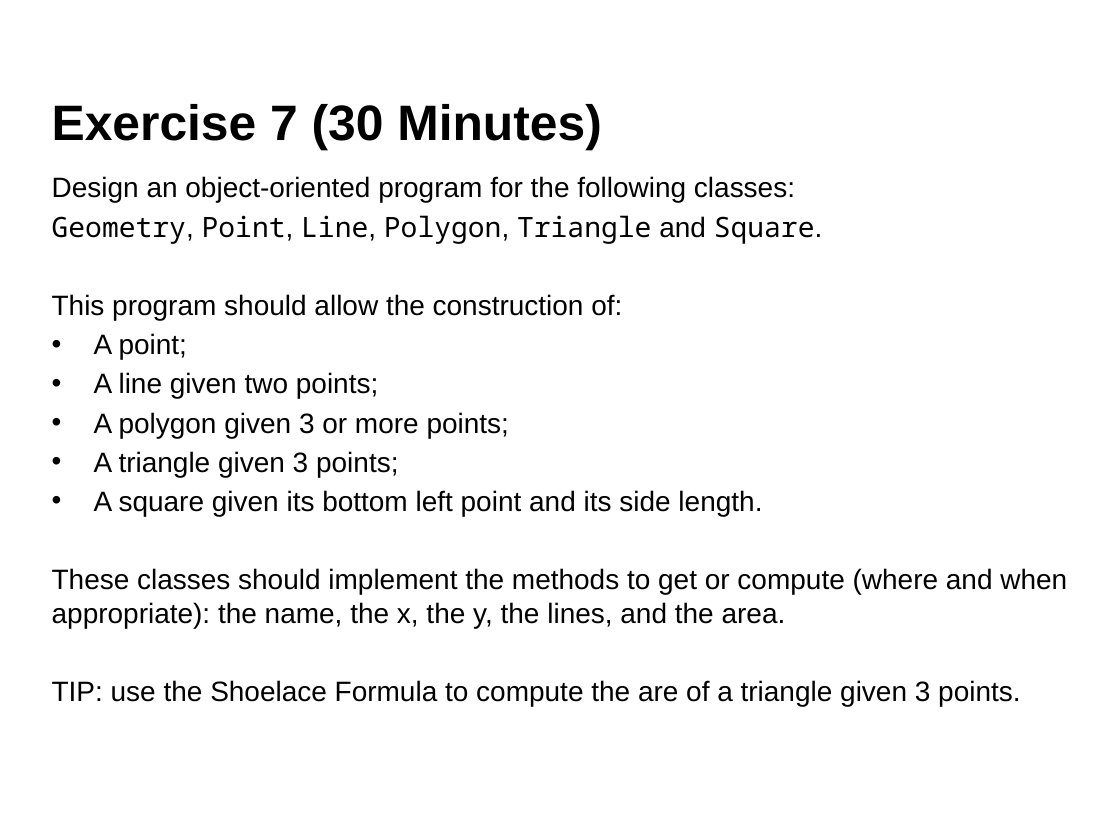
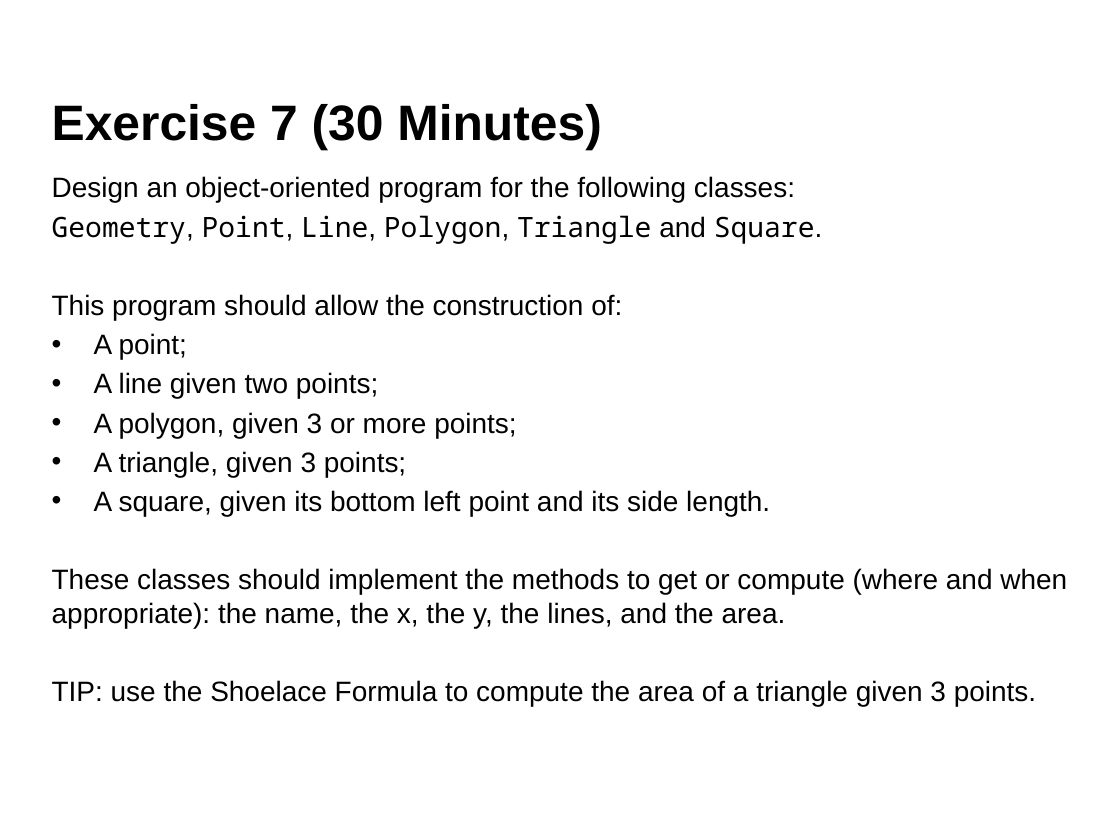
Before and after one commit to aldolipani/CEGE0096, a slide deck: slide 1 of 04 - Week/4 - Solutions.pptx. Drawn at 1120x840 pixels with LibreOffice and Linux fonts; fonts in the diff are those of the drawing; background and template pictures are left out. Boxes give left, top, right and bottom in pixels: in the first picture for what was removed or moved away, otherwise in the second. Text is boxed around its words. In the diff, an @@ line names an element or a change of style, - is before the commit and + after.

Commit message:
fix: week 4 lecture

```diff
--- a/04 - Week/4 - Solutions.pptx
+++ b/04 - Week/4 - Solutions.pptx
@@ text at [94, 412, 770, 516]: text changed @@
-• A polygon given 3 or more points;
-• A triangle given 3 points;
-• A square given its bottom left point and its side length.
+• A polygon, given 3 or more points;
+• A triangle, given 3 points;
+• A square, given its bottom left point and its side length.
@@ text at [52, 680, 1036, 706]: text changed @@
-TIP: use the Shoelace Formula to compute the are of a triangle given 3 points.
+TIP: use the Shoelace Formula to compute the area of a triangle given 3 points.
```
